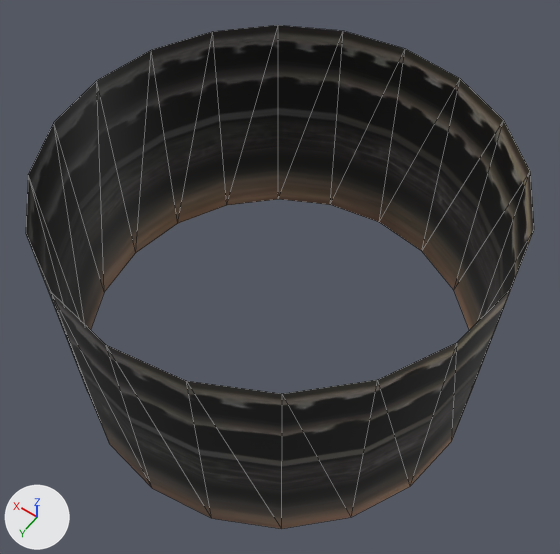
The FBX model Assets/Stage/BattleBackGround.fbx as it was, and as the next commit left it.
Before and after are seen from a 50 mm camera at (-4.72, 6.6, 10.1) aimed at (-0.08, 0.11, -0.11). The axes (+X, +Y, +Z) are drawn at lower left. The lights are the same throughout. Mesh edges are drawn as thin lines. Where no turn or scale is listed for an object, it has been applied to the vertices.
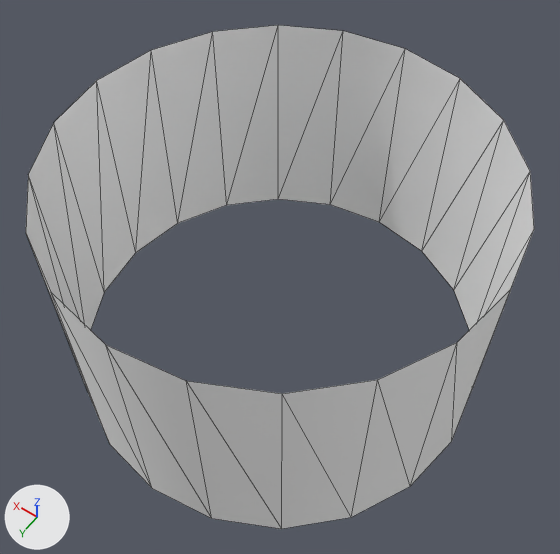
The change, as a diff of the scene's bpy script:
```diff
--- a/Assets/Stage/BattleBackGround.fbx.py
+++ b/Assets/Stage/BattleBackGround.fbx.py
@@ mat_lambert2 @@
+mat_lambert2 = principled_material('lambert2')
+mat_lambert2.base_color = (1.0, 1.0, 1.0)  # white #ffffff
@@ me_mesh @@
 me_mesh.from_pydata(...)  # 40 vertices, 40 faces; spans x -3.63..3.63, y -3.63..3.63, z -2.17..2.17
-me_mesh.materials.append(mat_lambert28)  # picture img_battlebackground_jpg
+me_mesh.materials.append(mat_lambert2)  # white #ffffff
```

Boxes [x1, y1, x2, y2] around the edits, measured in the pictures (560 x 554 px):
'pCylinder1', recoloured (black to grey): [26, 25, 534, 529] in both
